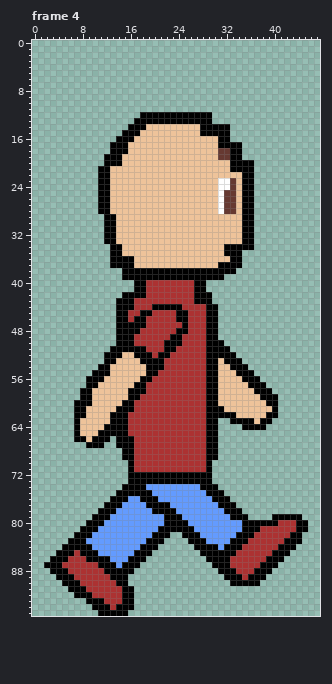
Edited in one commit: pixel-art file (images/test/PlrSpriteTest/AnimationTesting/Done/PlrRightSideWalk.ase). The picture above is the old version.
48x96 pixels, 4 frames. Shown: frame 4. The commit also changed other frames, which this record leaves out.
Now the later version:
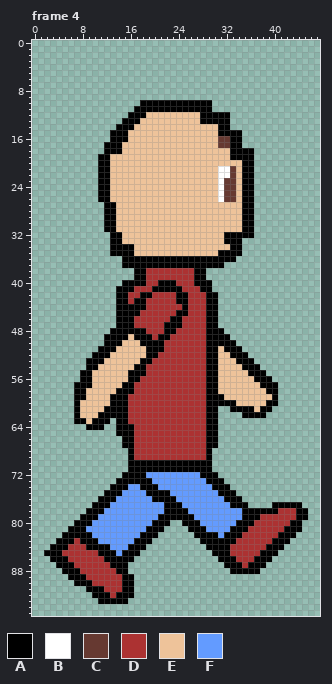
Palette (. is transparent): A #000000  B #ffffff  C #663931  D #ac3232  E #eec39a  F #639bff
The commit says: edited rendering logic and walk animation
Difference:
Changed rows in their new state; - is an unchanged pixel.
Frame 4, layer "Whole":
first column x 11:
10 -------AAAAAAAAAAAA-------
11 ------AAAAAAAAAAAAA-------
12 -----AA-EEEEEEEEE--AAA----
13 ----AA-EEEEEEEEEE--AAA----
14 ---AA-EE---------EEE------
15 --AA-EE----------EEE--AA--
16 --A--E--------------CCAA--
17 -A--E---------------CC----
18 -A--E---------------EE--AA
19 A-EE----------------EE--AA
20 A-EE------------------EE--
21 --------------------BBCE--
22 --------------------BBC---
23 ---------------------C----
24 ---------------------C----
27 .-A-----------------EEE---
28 .-A-----------------EEE---
first column x 2:
32 ----------.-A-----------------AAA-----------
33 ----------.-A-----------------AAA..---------
34 -------------AA---------------E--..---------
35 -------------AA--------------A--------------
36 -----------..--AAAAAAAAAAAAAAAA-.-----------
37 -----------..--AAAAAAAAAAAAAA-...-----------
38 -------------..--DDDDDDDD--.....------------
39 -------------..--DDDDDDDD--...--------------
40 -------------AA----AAA-----A----------------
41 ------------AAADD-AAAAA--D-A----------------
42 ------------A-DD-A----AA-DD-A---------------
43 --------------DAA-----AA-DD-A---------------
44 ---------------AA-DDDDDA--------------------
45 --------------AADD--------------------------
46 --------------ADD----A-D--------------------
47 ---------------DD---AAAD--------------------
48 -----------A----A---AADD-----A--------------
49 ----------AA--EAAA-AADD------AA-------------
50 ----------AA-EEEAAAADDD-------AA------------
51 ---------AA-EEEEEAAADD-------E-AA-----------
52 --------AA-EE--EE-ADD--------EE-AA----------
53 -------AAAEE------DD----------EE-AA---------
54 -------AAEE----AADDD-----------EE-AA--------
55 ------AAEEE---AAADD-------------EE-AA-------
56 ------A-EE----AADD---------------EE-AA------
57 -----AA-E----AADD-----------------EE-AA-----
58 -----A-E----AA-DD------------------EE-A-----
59 -----A-E---AAADD-------------A------EE------
60 ------EE---AA-D--------------AAA------------
61 ------E---AA--D--------------..AAAA-AA.-----
62 ------E--AA------------------....AAAA..-----
63 ------A-AAA.-------------------.......------
64 -----..AAA..--A------------------....-------
65 -----.......--A-----------------------------
66 -----......-.-------------------------------
67 -------...--.-------------------------------
68 -------------.--------------.---------------
69 -------------.--------------.---------------
70 ---------------AAAAAAAAAAAA-----------------
71 ---------------AAAAAAAAAAAA-----------------
72 -------------A---FFFFFFFFF--A---------------
73 ------------AA----FFFFFFFFF-AA--------------
74 -----------AA-FF-AA-------FF-AA-------------
75 ----------AA-FFFF-AAA------FF-AA------------
76 ---------AA-FF--FF-AAA------FF-AA-----------
77 --------AA-FF----FFF-AA------FF-AA----AAAAA-
78 -------AA-FF------FF--AA------FFFAAAAAADDDAA
79 ------AA-FF--------A---AA------FF-AADDDDDD-A
80 -----AA-FF--------AA-..-AA------A--DDDD--A-.
81 ----AA-FF--------AA-....-AA----AA-DD----AA-.
82 ---AA-----------AA-..--..-AAA-AA-DD----AA-.-
83 --AA-D-AA------AA-..----..-AAAA-DD----AA-..-
84 -AA-DDD-AAA---AA-..------..--A-DD----AA-..--
85 AA-DD-DDDAAA-AA-..--------..---D----AA-..---
86 -------DDD-AAA-..----------..--A---AA-..----
87 ..-AA----DD-A-..------------..-AA-AA-..-----
88 -..-AA----DD--.--------------..-AAA-..------
89 --..-AA----DD-A---------------.......-------
90 ---..-AA----D-A----------------.....--------
91 ----...AAA----------------------------------
92 -----...AAA-A-------------------------------
93 -------..-AAA-.-----------------------------
94 --------.......-----------------------------
95 ---------.....------------------------------
